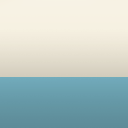
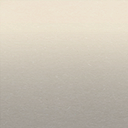
Layer changes from the first 128 x 128 image to the second:
added group "Efeitos" with 2 layers above "Hue/Saturation 1" over [0, 0, 128, 128]
"Layer 4": opacity 100% → 60%, blend normal → overlay, moved it into group "Efeitos", painted on it over [0, 0, 128, 128]
hid "Layer 2" over [0, 77, 128, 128]
